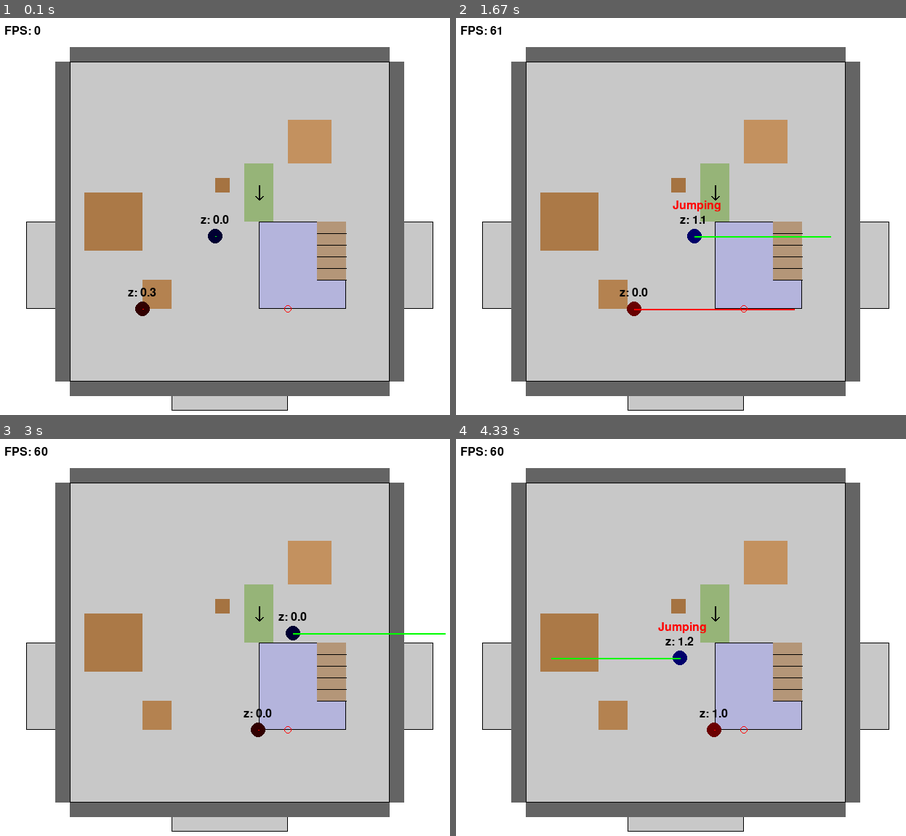
Above: before the commit, frames 1-4 (two rows, left to right).
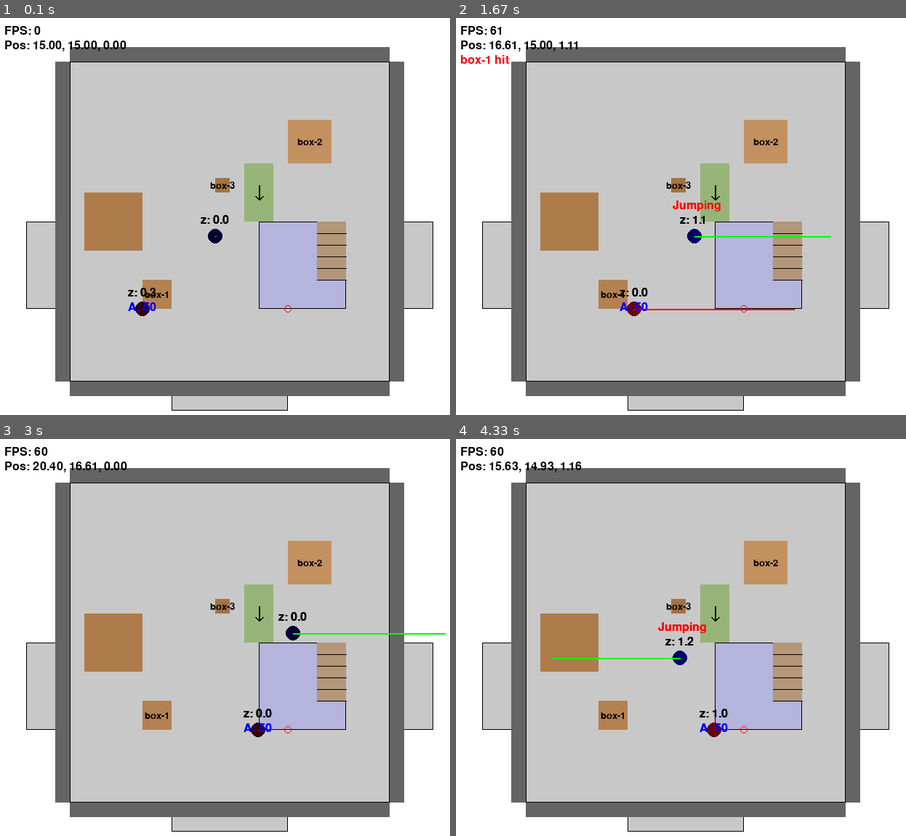
Above: after the commit, the same moments.

Repository: RescuedBuffalo/vct-simulator
Game: pygame game, started from app/simulation/test_movement.py
Same seed, same stepped clock (60 frames per second), same inputs: the game is played once before the commit and once after it.
Inputs (mouse positions are in pixels of both pictures, inside the frame that each line leads up to):
- Up to frame 1 (0.1 s): no input
- Up to frame 2 (1.67 s): tap Space at 0.33, 1.4 s; click (outside the picture) at 0.72 s; click (613, 295) at 1.05 s, where only the run after the commit has a clickable "box-1"; hold Right from 1.33 s (still down)
- Up to frame 3 (3 s): tap Space at 1.7, 2.23, 2.57, 2.87 s; release Right at 1.8 s; click (310, 562) at 1.88 s, where only the run after the commit has a clickable "box-2"; hold Up 2.17-2.47 s; hold Right 2.5-2.97 s
- Up to frame 4 (4.33 s): hold Left 3-3.53 s; tap Space at 3.07, 3.37, 3.63, 3.97, 4.27 s; hold Down 3.57-3.87 s; hold Left 3.9-4.3 s

The runs differ from the first frame. In frame 1, 0.5% of the frame differs, in the area x 1-72%, y 5-74%; in frame 2, 0.6%; in frame 3, 0.6%; in frame 4, 0.6%.

Commit message:
ballistics update

Diff:
--- a/app/simulation/models/map.py
+++ b/app/simulation/models/map.py
@@ -4,6 +4,7 @@
 import random
 import math
 import pygame
+from app.simulation.models.player import Player
 
 @dataclass
 class MapArea:
@@ -626,6 +627,113 @@
 
         return True
 
+    def raycast(self, origin: Tuple[float, float, float], direction: Tuple[float, float, float], max_range: float = 50.0) -> Tuple[Optional[float], Optional[Tuple[float, float, float]], Optional[MapBoundary]]:
+        """
+        Perform an exact 3D raycast against walls and objects.
+        Returns (t, hit_point, hit_object) where t is the distance along the ray, hit_point is the 3D point, and hit_object is a MapBoundary or None if miss.
+        """
+        # Unpack origin and direction
+        ox, oy, oz = origin
+        dx, dy, dz = direction
+        nearest_t = max_range
+        hit_obj = None
+        hit_point = None
+        # Check AABB intersections for walls and objects
+        for boundary in list(self.walls.values()) + list(self.objects.values()):
+            # AABB bounds
+            mn_x, mn_y, mn_z = boundary.x, boundary.y, boundary.z
+            mx_x, mx_y, mx_z = boundary.x + boundary.width, boundary.y + boundary.height, boundary.z + boundary.height_z
+            tmin, tmax = 0.0, max_range
+            # X slab
+            if abs(dx) < 1e-10:
+                # Ray is parallel to slab. No hit if origin not within slab
+                if ox < mn_x or ox > mx_x:
+                    continue
+            else:
+                # Compute intersection t value of ray with near and far plane of slab
+                t1 = (mn_x - ox) / dx
+                t2 = (mx_x - ox) / dx
+                if t1 > t2:
+                    t1, t2 = t2, t1  # Swap so t1 is intersection with near plane
+
+                # Update tmin and tmax
+                tmin = max(tmin, t1)
+                tmax = min(tmax, t2)
+                if tmin > tmax:
+                    continue  # No intersection with this boundary
+
+            # Y slab
+            if abs(dy) < 1e-10:
+                # Ray is parallel to slab. No hit if origin not within slab
+                if oy < mn_y or oy > mx_y:
+                    continue
+            else:
+                # Compute intersection t value of ray with near and far plane of slab
+                t1 = (mn_y - oy) / dy
+                t2 = (mx_y - oy) / dy
+                if t1 > t2:
+                    t1, t2 = t2, t1  # Swap so t1 is intersection with near plane
+
+                # Update tmin and tmax
+                tmin = max(tmin, t1)
+                tmax = min(tmax, t2)
+                if tmin > tmax:
+                    continue  # No intersection with this boundary
+
+            # Z slab
+            if abs(dz) < 1e-10:
+                # Ray is parallel to slab. No hit if origin not within slab
+                if oz < mn_z or oz > mx_z:
+                    continue
+            else:
+                # Compute intersection t value of ray with near and far plane of slab
+                t1 = (mn_z - oz) / dz
+                t2 = (mx_z - oz) / dz
+                if t1 > t2:
+                    t1, t2 = t2, t1  # Swap so t1 is intersection with near plane
+
+                # Update tmin and tmax
+                tmin = max(tmin, t1)
+                tmax = min(tmax, t2)
+                if tmin > tmax:
+                    continue  # No intersection with this boundary
+
+            # If we reach here, ray intersects all 3 slabs. If t is valid, we have a hit.
+            if 0.0 <= tmin < nearest_t:
+                nearest_t = tmin
+                hit_obj = boundary
+                hit_point = (ox + dx * tmin, oy + dy * tmin, oz + dz * tmin)
+        # Return the nearest hit time, point, and object
+        if hit_point is None:
+            return None, None, None
+        return nearest_t, hit_point, hit_obj
+
+    def cast_bullet(self, origin: Tuple[float, float, float], direction: Tuple[float, float, float], max_range: float, players: List[Player]):
+        """
+        Raycast against environment and a list of players. Returns (hit_point, hit_boundary, hit_player).
+        """
+        # Environment hit
+        t_env, point_env, obj_env = self.raycast(origin, direction, max_range)
+        nearest_t = t_env if t_env is not None else max_range
+        hit_player = None
+        # Check players
+        for player in players:
+            t_player = player.intersect_ray(origin, direction)
+            if t_player is not None and t_player < nearest_t:
+                nearest_t = t_player
+                hit_player = player
+        # Compute hit point
+        hit_point = (origin[0] + direction[0] * nearest_t,
+                     origin[1] + direction[1] * nearest_t,
+                     origin[2] + direction[2] * nearest_t)
+        # Return hit info
+        if hit_player:
+            return hit_point, None, hit_player
+        if point_env is not None:
+            return hit_point, obj_env, None
+        # Miss
+        return hit_point, None, None
+
 class MapVisualizer:
     """Interactive map visualizer using Pygame library."""
 
--- a/app/simulation/models/player.py
+++ b/app/simulation/models/player.py
@@ -499,6 +499,65 @@
         """Return True if the player is on the ground."""
         return self.ground_contact
 
+    def intersect_ray(self, origin: Tuple[float, float, float], direction: Tuple[float, float, float]) -> Optional[float]:
+        """Return the distance t along the ray at which it intersects this player's sphere, or None if no intersection."""
+        ox, oy, oz = origin
+        dx, dy, dz = direction
+        cx, cy, cz0 = self.location
+        czc = cz0 + self.height * 0.5  # Use center of player for sphere center
+        r = self.radius
+
+        # Vector from ray origin to sphere center
+        ocx, ocy, ocz = ox - cx, oy - cy, oz - czc
+
+        # Compute coefficients for quadratic equation
+        # a = dot(direction, direction)
+        a = dx*dx + dy*dy + dz*dz
+        if a < 1e-10:  # Direction vector is too small
+            return None
+
+        # b = 2 * dot(direction, origin-center)
+        b = 2.0 * (dx*ocx + dy*ocy + dz*ocz)
+
+        # c = dot(origin-center, origin-center) - r^2
+        c = ocx*ocx + ocy*ocy + ocz*ocz - r*r
+
+        # Compute discriminant
+        disc = b*b - 4*a*c
+
+        # No real solutions (ray misses sphere)
+        if disc < 1e-10:
+            return None
+
+        # Compute the square root of the discriminant
+        sqrt_disc = math.sqrt(disc)
+
+        # Compute the two solutions
+        t1 = (-b - sqrt_disc) / (2.0 * a)
+        t2 = (-b + sqrt_disc) / (2.0 * a)
+
+        # Return the nearest non-negative intersection
+        if t1 >= 0.0001:  # Small epsilon to avoid numerical issues
+            return t1
+        elif t2 >= 0.0001:
+            return t2
+        else:
+            return None
+
+    def apply_damage(self, raw: int) -> int:
+        """Apply raw damage to this player, considering armor, return actual damage inflicted."""
+        damage = raw
+        if self.armor > 0:
+            absorbed = min(self.armor, damage)
+            self.armor -= absorbed
+            damage -= absorbed
+        if damage > 0:
+            self.health -= damage
+        if self.health <= 0 and self.alive:
+            self.alive = False
+            self.deaths += 1
+        return damage
+
 def map_orm_player_to_sim_player(orm_player: 'OrmPlayer') -> Player:
     """
     Convert a SQLAlchemy Player model into the simulation Player dataclass.
--- a/app/simulation/test_movement.py
+++ b/app/simulation/test_movement.py
@@ -5,7 +5,7 @@
 import random
 import pygame
 import time
-from typing import List, Tuple
+from typing import List, Tuple, Optional
 
 # Add the project root to the Python path
 sys.path.insert(0, os.path.abspath(os.path.join(os.path.dirname(__file__), '../..')))
@@ -47,7 +47,7 @@
 
     # Add crouch-only underpass area (clearance 0.7, z=1.0, height_z=0.7)
     # Placed above the player spawn (centered at 15,15)
-    game_map.objects["crouch-underpass"] = MapBoundary(6, 14, 4, 4, "object", "crouch-underpass", z=0.7, height_z=0.7)
+    game_map.objects["crouch-underpass"] = MapBoundary(6, 14, 4, 4, "object", "crouch-underpass", z=0.7, height_z=0.8)
 
     return game_map
 
@@ -75,7 +75,8 @@
         spray_control=65.0,
         clutch_iq=70.0,
         location=(15.0, 15.0, 0.0),
-        direction=0.0
+        direction=0.0,
+        armor=50
     )
 
     # For AI player testing
@@ -91,7 +92,8 @@
         spray_control=65.0,
         clutch_iq=70.0,
         location=(10.0, 10.0, 0.0),
-        direction=0.0
+        direction=0.0,
+        armor=50
     )
 
     # AI movement points to patrol between
@@ -120,6 +122,12 @@
     damage_text = None
     damage_timer = 0
     DAMAGE_LIFETIME = 30  # frames
+
+    # Font for labeling objects
+    label_font = pygame.font.SysFont(None, 20)
+    # Variables for displaying object hit messages
+    object_hit_message = None  # type: Optional[str]
+    object_hit_timer = 0      # frames to display the message
 
     while running:
         # preview time step for elevation check
@@ -136,65 +144,41 @@
                     # Left click: shoot
                     px, py, pz = player.location
                     # Fire from player's head
-                    shooter_z = pz + player.height
+                    shooter_z = (pz + player.height - 0.25)
                     dx = wx - px
                     dy = wy - py
-                    dz = game_map.get_elevation_at_position(wx, wy) + ai_player.height - shooter_z
+                    dz = 0
+                    print("dx, dy, dz: ", dx, dy, dz)
                     dist = math.sqrt(dx*dx + dy*dy + dz*dz)
                     if dist == 0:
                         continue
-                    # Add aim spread based on aim_rating (lower = more spread)
-                    aim_spread = max(1.0 - player.aim_rating / 100.0, 0.01) * 0.1  # radians
-                    spread_angle = random.uniform(-aim_spread, aim_spread)
-                    cos_a = math.cos(spread_angle)
-                    sin_a = math.sin(spread_angle)
-                    dx, dy = dx * cos_a - dy * sin_a, dx * sin_a + dy * cos_a
+                    # Normalize shooting direction (no aim spread)
                     norm = math.sqrt(dx*dx + dy*dy + dz*dz)
                     dx /= norm
                     dy /= norm
                     dz /= norm
-                    # Raycast: step along the direction until collision
-                    step = 0.05
-                    t = 0.0
-                    hit = False
+                    # Raycast bullet against map and players
+                    origin = (px, py, shooter_z)
+                    print(f"Bullet origin: {origin}")
+                    print(f"Click location: ({wx}, {wy})")
+                    direction = (dx, dy, dz)
                     max_range = 50.0
-                    hit_damage = 0
-                    while t < max_range:
-                        bx = px + dx * t
-                        by = py + dy * t
-                        bz = shooter_z + dz * t
-                        # Check collision with walls/objects (ignore areas)
-                        collided = False
-                        for wall in game_map.walls.values():
-                            if wall.collides_with_circle(bx, by, player.radius, bz, is_3d_check=True):
-                                collided = True
-                                break
-                        for obj in game_map.objects.values():
-                            if obj.collides_with_circle(bx, by, player.radius, bz, is_3d_check=True):
-                                collided = True
-                                break
-                        # Check collision with AI player (3D)
-                        aix, aiy, aiz = ai_player.location
-                        ai_head = aiz + ai_player.height
-                        ai_feet = aiz
-                        ai_radius = ai_player.radius
-                        # 3D distance to capsule (cylinder)
-                        dx_ai = bx - aix
-                        dy_ai = by - aiy
-                        dz_ai = bz - max(min(bz, ai_head), ai_feet)
-                        dist_xy = math.hypot(dx_ai, dy_ai)
-                        if dist_xy < ai_radius and ai_feet <= bz <= ai_head:
-                            collided = True
-                            hit = True
-                            hit_damage = 40  # base damage
-                            ai_player.health -= hit_damage
-                            damage_text = (hit_damage, (aix, aiy, ai_head))
-                            damage_timer = DAMAGE_LIFETIME
-                            break
-                        if collided:
-                            break
-                        t += step
-                    bullet_path = ((px, py), (bx, by))
+                    hit_point, hit_boundary, hit_player = game_map.cast_bullet(origin, direction, max_range, [ai_player])
+                    # Apply damage through the player method if we hit a player
+                    if hit_player:
+                        raw_damage = 40
+                        actual_damage = hit_player.apply_damage(raw_damage)
+                        damage_text = (actual_damage, (hit_player.location[0], hit_player.location[1], hit_player.location[2] + hit_player.height))
+                        damage_timer = DAMAGE_LIFETIME
+                    # Display object hit message if we hit an object
+                    if hit_boundary and getattr(hit_boundary, 'boundary_type', '') == 'object' and not hit_player:
+                        object_hit_message = f"{hit_boundary.name} hit"
+                        object_hit_timer = 60  # show for 60 frames
+                    # Determine bullet path for drawing
+                    if hit_point:
+                        bullet_path = ((px, py), (hit_point[0], hit_point[1]))
+                    else:
+                        bullet_path = ((px, py), (origin[0] + direction[0] * max_range, origin[1] + direction[1] * max_range))
                     bullet_timer = BULLET_LIFETIME
                 elif event.button == 3:
                     # Right click: set AI waypoint
@@ -334,21 +318,6 @@
                     screen_height - (wall.y + wall.height) * scale,
                     wall.width * scale,
                     wall.height * scale
-                )
-            )
-
-        # Draw objects
-        for obj_name, obj in game_map.objects.items():
-            # Height-based color (taller = darker)
-            darkness = min(255, 150 + int(obj.height_z * 30))
-            pygame.draw.rect(
-                screen,
-                (darkness, darkness-50, darkness-100),
-                pygame.Rect(
-                    obj.x * scale,
-                    screen_height - (obj.y + obj.height) * scale,
-                    obj.width * scale,
-                    obj.height * scale
                 )
             )
 
@@ -470,6 +439,10 @@
             2
         )
 
+        # Display AI armor above head
+        armor_text = font.render(f"A: {ai_player.armor}", True, (0, 0, 255))
+        screen.blit(armor_text, (ai_pos[0] - 20, ai_pos[1] - 10))
+
         # Draw target point for AI
         pygame.draw.circle(
             screen,
@@ -486,6 +459,13 @@
                 screen, (255, 0, 0),
                 (int(start[0] * scale), int(screen_height - start[1] * scale)),
                 (int(end[0] * scale), int(screen_height - end[1] * scale)), 3
+            )
+            # Draw a marker at hit point for visibility
+            hit_x, hit_y = end
+            pygame.draw.circle(
+                screen, (255, 255, 0),
+                (int(hit_x * scale), int(screen_height - hit_y * scale)),
+                5, 0  # filled circle for visibility
             )
             bullet_timer -= 1
             if bullet_timer <= 0:
@@ -512,6 +492,198 @@
         fps_text = font.render(f"FPS: {fps}", True, (0, 0, 0))
         screen.blit(fps_text, (10, 10))
 
+        # Draw player position text
+        pos_text = font.render(f"Pos: {player.location[0]:.2f}, {player.location[1]:.2f}, {player.location[2]:.2f}", True, (0, 0, 0))
+        screen.blit(pos_text, (10, 30))
+
+        # Draw object hit message if active
+        if object_hit_timer > 0 and object_hit_message:
+            msg_surface = font.render(object_hit_message, True, (255, 0, 0))
+            screen.blit(msg_surface, (10, 50))
+            object_hit_timer -= 1
+
+        # Draw objects
+        for obj_name, obj in game_map.objects.items():
+            # Height-based color (taller = darker)
+            darkness = min(255, 150 + int(obj.height_z * 30))
+            pygame.draw.rect(
+                screen,
+                (darkness, darkness-50, darkness-100),
+                pygame.Rect(
+                    obj.x * scale,
+                    screen_height - (obj.y + obj.height) * scale,
+                    obj.width * scale,
+                    obj.height * scale
+                )
+            )
+            # Draw labels only for boxes
+            if obj_name.startswith("box"):
+                label_surface = label_font.render(obj_name, True, (0, 0, 0))
+                label_x = int((obj.x + obj.width / 2) * scale) - label_surface.get_width() // 2
+                label_y = int(screen_height - (obj.y + obj.height / 2) * scale) - label_surface.get_height() // 2
+                screen.blit(label_surface, (label_x, label_y))
+
+        # Draw ramps with directional marking
+        for ramp_name, ramp in game_map.ramps.items():
+            pygame.draw.rect(
+                screen,
+                (150, 180, 120),
+                pygame.Rect(
+                    ramp.x * scale,
+                    screen_height - (ramp.y + ramp.height) * scale,
+                    ramp.width * scale,
+                    ramp.height * scale
+                )
+            )
+            # Draw arrow showing direction
+            mid_x = ramp.x * scale + (ramp.width * scale / 2)
+            mid_y = screen_height - (ramp.y * scale + (ramp.height * scale / 2))
+
+            # Draw direction arrow
+            if ramp.direction == "north":
+                pygame.draw.line(screen, (0, 0, 0), (mid_x, mid_y + 10), (mid_x, mid_y - 10), 2)
+                pygame.draw.line(screen, (0, 0, 0), (mid_x, mid_y - 10), (mid_x - 5, mid_y - 5), 2)
+                pygame.draw.line(screen, (0, 0, 0), (mid_x, mid_y - 10), (mid_x + 5, mid_y - 5), 2)
+            elif ramp.direction == "south":
+                pygame.draw.line(screen, (0, 0, 0), (mid_x, mid_y - 10), (mid_x, mid_y + 10), 2)
+                pygame.draw.line(screen, (0, 0, 0), (mid_x, mid_y + 10), (mid_x - 5, mid_y + 5), 2)
+                pygame.draw.line(screen, (0, 0, 0), (mid_x, mid_y + 10), (mid_x + 5, mid_y + 5), 2)
+            elif ramp.direction == "east":
+                pygame.draw.line(screen, (0, 0, 0), (mid_x - 10, mid_y), (mid_x + 10, mid_y), 2)
+                pygame.draw.line(screen, (0, 0, 0), (mid_x + 10, mid_y), (mid_x + 5, mid_y - 5), 2)
+                pygame.draw.line(screen, (0, 0, 0), (mid_x + 10, mid_y), (mid_x + 5, mid_y + 5), 2)
+            elif ramp.direction == "west":
+                pygame.draw.line(screen, (0, 0, 0), (mid_x + 10, mid_y), (mid_x - 10, mid_y), 2)
+                pygame.draw.line(screen, (0, 0, 0), (mid_x - 10, mid_y), (mid_x - 5, mid_y - 5), 2)
+                pygame.draw.line(screen, (0, 0, 0), (mid_x - 10, mid_y), (mid_x - 5, mid_y + 5), 2)
+
+        # Draw stairs
+        for stair_name, stair in game_map.stairs.items():
+            pygame.draw.rect(
+                screen,
+                (180, 150, 120),
+                pygame.Rect(
+                    stair.x * scale,
+                    screen_height - (stair.y + stair.height) * scale,
+                    stair.width * scale,
+                    stair.height * scale
+                )
+            )
+            # Draw stair pattern
+            steps = 5
+            for i in range(steps):
+                step_y = stair.y + (i * stair.height / steps)
+                pygame.draw.line(
+                    screen,
+                    (0, 0, 0),
+                    (stair.x * scale, screen_height - step_y * scale),
+                    ((stair.x + stair.width) * scale, screen_height - step_y * scale),
+                    1
+                )
+
+        # Draw player
+        player_pos = (
+            int(player.location[0] * scale),
+            int(screen_height - player.location[1] * scale)
+        )
+        player_radius = int(player.radius * scale)
+
+        # Color player based on z-position (height above ground)
+        height_color = min(255, 50 + int(player.z_position * 50))
+        pygame.draw.circle(screen, (0, 0, max(0, height_color)), player_pos, player_radius)
+
+        # Show height text above player
+        font = pygame.font.SysFont(None, 24)
+        height_text = font.render(f"z: {player.z_position:.1f}", True, (0, 0, 0))
+        screen.blit(height_text, (player_pos[0] - 20, player_pos[1] - 30))
+
+        # Show if player is jumping
+        if player.in_air:
+            jump_text = font.render("Jumping", True, (255, 0, 0))
+            screen.blit(jump_text, (player_pos[0] - 30, player_pos[1] - 50))
+
+        # Draw player velocity vector
+        pygame.draw.line(
+            screen,
+            (0, 255, 0),
+            player_pos,
+            (
+                int(player_pos[0] + player.velocity[0] * scale * 2),
+                int(player_pos[1] - player.velocity[1] * scale * 2)
+            ),
+            2
+        )
+
+        # Draw AI player
+        ai_pos = (
+            int(ai_player.location[0] * scale),
+            int(screen_height - ai_player.location[1] * scale)
+        )
+        ai_radius = int(ai_player.radius * scale)
+
+        # Color AI based on z-position
+        ai_height_color = min(255, 50 + int(ai_player.z_position * 50))
+        pygame.draw.circle(screen, (height_color, 0, 0), ai_pos, ai_radius)
+
+        # Show AI height text
+        ai_height_text = font.render(f"z: {ai_player.z_position:.1f}", True, (0, 0, 0))
+        screen.blit(ai_height_text, (ai_pos[0] - 20, ai_pos[1] - 30))
+
+        # Draw AI velocity vector
+        pygame.draw.line(
+            screen,
+            (255, 0, 0),
+            ai_pos,
+            (
+                int(ai_pos[0] + ai_player.velocity[0] * scale * 2),
+                int(ai_pos[1] - ai_player.velocity[1] * scale * 2)
+            ),
+            2
+        )
+
+        # Display AI armor above head
+        armor_text = font.render(f"A: {ai_player.armor}", True, (0, 0, 255))
+        screen.blit(armor_text, (ai_pos[0] - 20, ai_pos[1] - 10))
+
+        # Draw target point for AI
+        pygame.draw.circle(
+            screen,
+            (255, 0, 0),
+            (int(target_point[0] * scale), int(screen_height - target_point[1] * scale)),
+            5,
+            1
+        )
+
+        # Draw bullet path if active
+        if bullet_path and bullet_timer > 0:
+            start, end = bullet_path
+            pygame.draw.line(
+                screen, (255, 0, 0),
+                (int(start[0] * scale), int(screen_height - start[1] * scale)),
+                (int(end[0] * scale), int(screen_height - end[1] * scale)), 3
+            )
+            # Draw a marker at hit point for visibility
+            hit_x, hit_y = end
+            pygame.draw.circle(
+                screen, (255, 255, 0),
+                (int(hit_x * scale), int(screen_height - hit_y * scale)),
+                5, 0  # filled circle for visibility
+            )
+            bullet_timer -= 1
+            if bullet_timer <= 0:
+                bullet_path = None
+        # Draw damage text if active
+        if damage_text and damage_timer > 0:
+            dmg, (x, y, z) = damage_text
+            font = pygame.font.SysFont(None, 32)
+            dmg_surface = font.render(f"-{dmg}", True, (255, 0, 0))
+            sx = int(x * scale)
+            sy = int(screen_height - y * scale - z * scale - 30)
+            screen.blit(dmg_surface, (sx - dmg_surface.get_width() // 2, sy))
+            damage_timer -= 1
+            if damage_timer <= 0:
+                damage_text = None
+
         # Update display
         pygame.display.flip()
 
